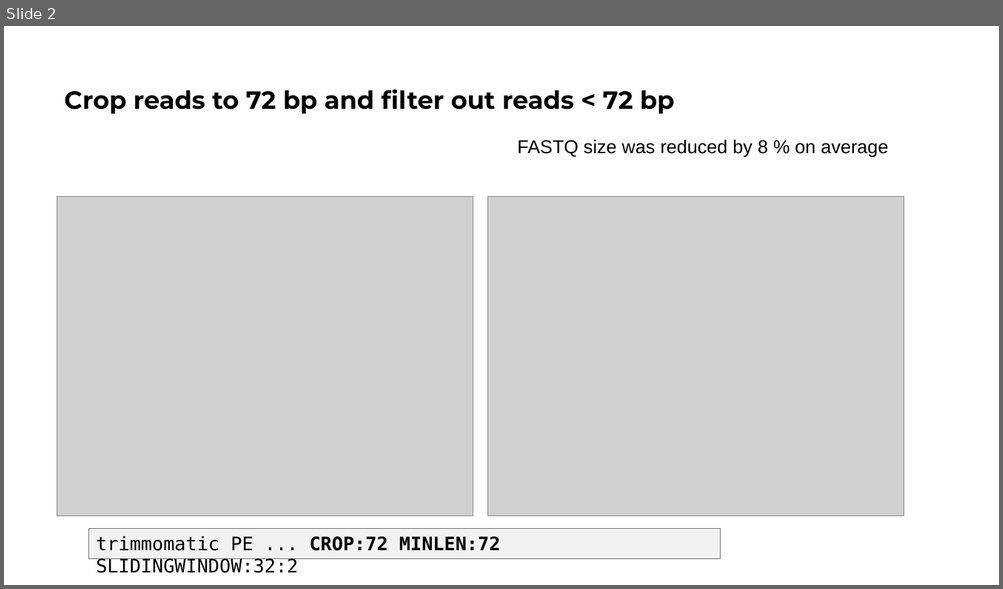
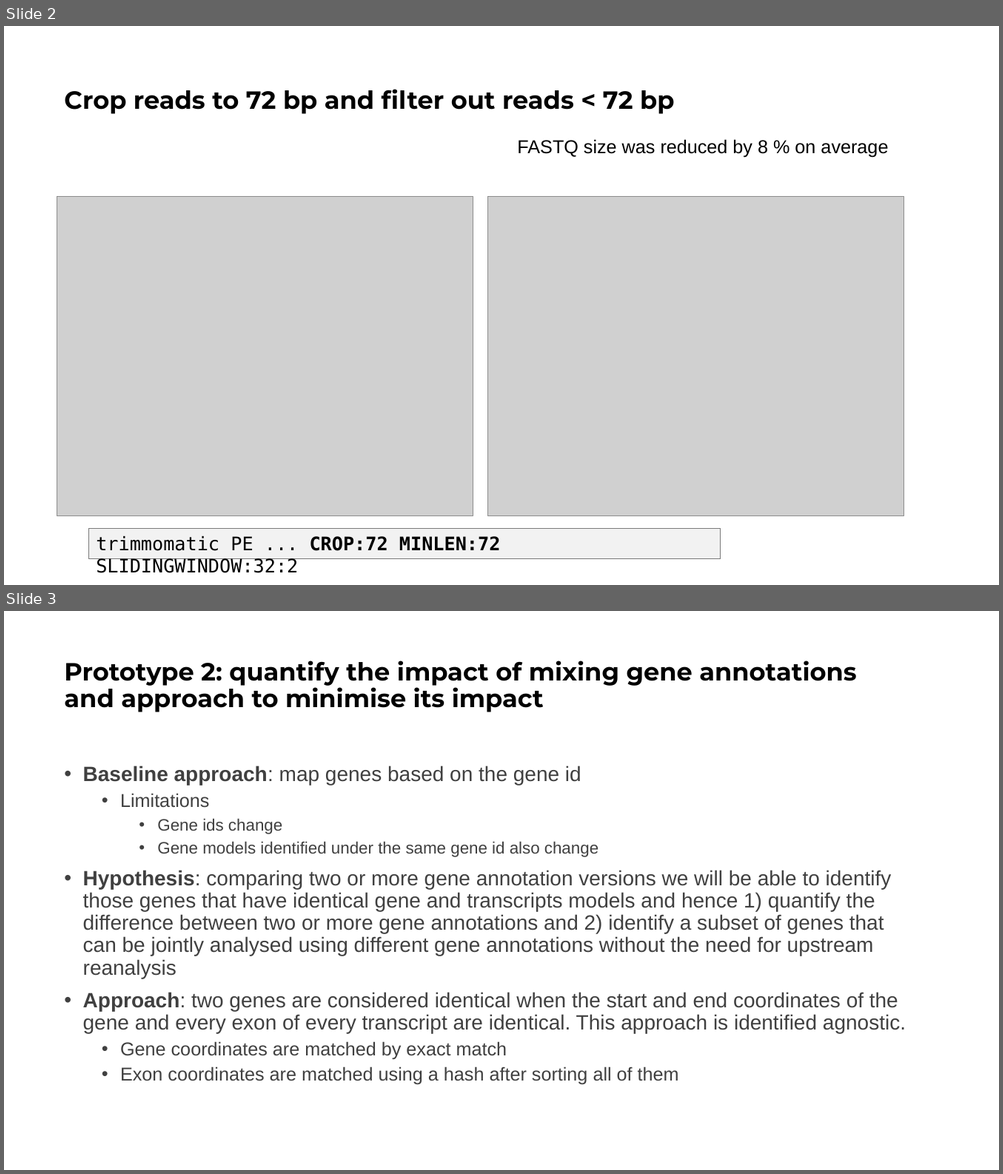
Before and after one commit to priesgo/curahack, a slide deck: docs/slides.pptx. Shown one above the other, each under a label of ours: slide 2 before the commit, slides 2 and 3 after it. The pictures are 1003x589 and 1003x1174 pixels, drawn with LibreOffice and Linux fonts; fonts in the diff are those of the drawing; grey boxes stand for pictures. Boxes give left, top, right and bottom in pixels: in the first picture for what was removed or moved away, otherwise in the second. Text is boxed around its words. In the diff, an @@ line names an element or a change of style, - is before the commit and + after.

Commit message:
update slides with prototype 2

```diff
--- a/docs/slides.pptx
+++ b/docs/slides.pptx
@@ slide 3 added at [4, 611, 999, 1170], background #FFFFFF @@
@@ title added at [64, 661, 856, 712], 24 pt, text #000000, bold @@
+Prototype 2: quantify the impact of mixing gene annotations and approach to minimise its impact
@@ text added at [83, 766, 905, 1085], 20 pt, text #404040 @@
+• Baseline approach: map genes based on the gene id
+  • Limitations
+    • Gene ids change
+    • Gene models identified under the same gene id also change
+• Hypothesis: comparing two or more gene annotation versions we will be able to identify those genes that have identical gene and transcripts models and hence 1) quantify the difference between two or more gene annotations and 2) identify a subset of genes that can be jointly analysed using different gene annotations without the need for upstream reanalysis
+• Approach: two genes are considered identical when the start and end coordinates of the gene and every exon of every transcript are identical. This approach is identified agnostic.
+  • Gene coordinates are matched by exact match
+  • Exon coordinates are matched using a hash after sorting all of them
```
Also in this commit, not shown: 1 other slide added, 1 other file.
